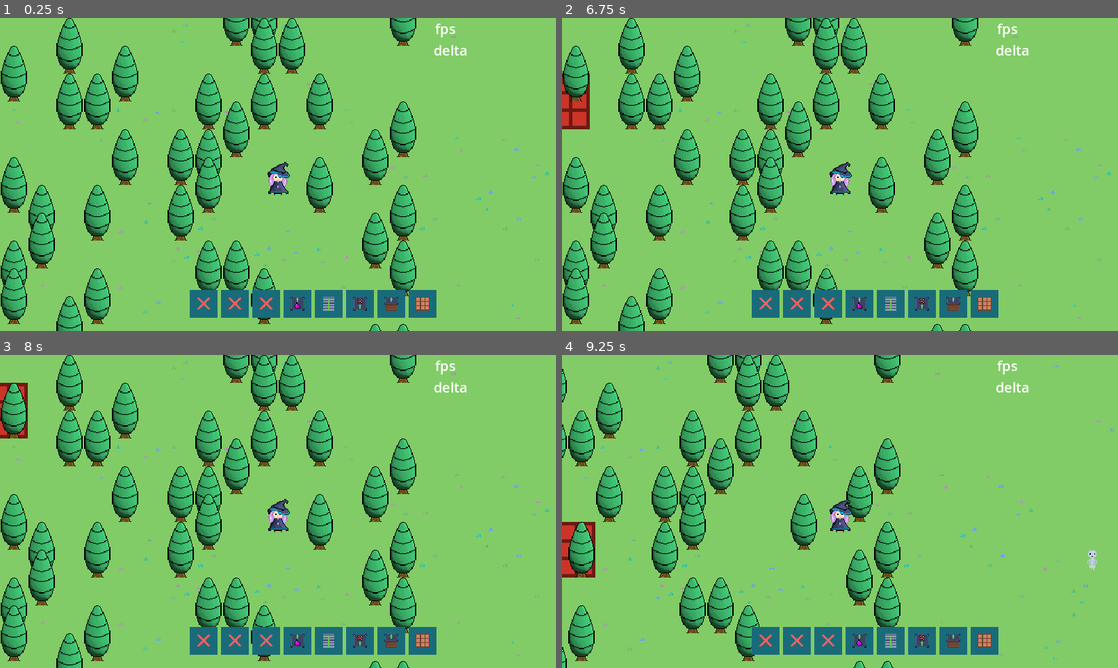
Above: before the commit, frames 1-4 (two rows, left to right).
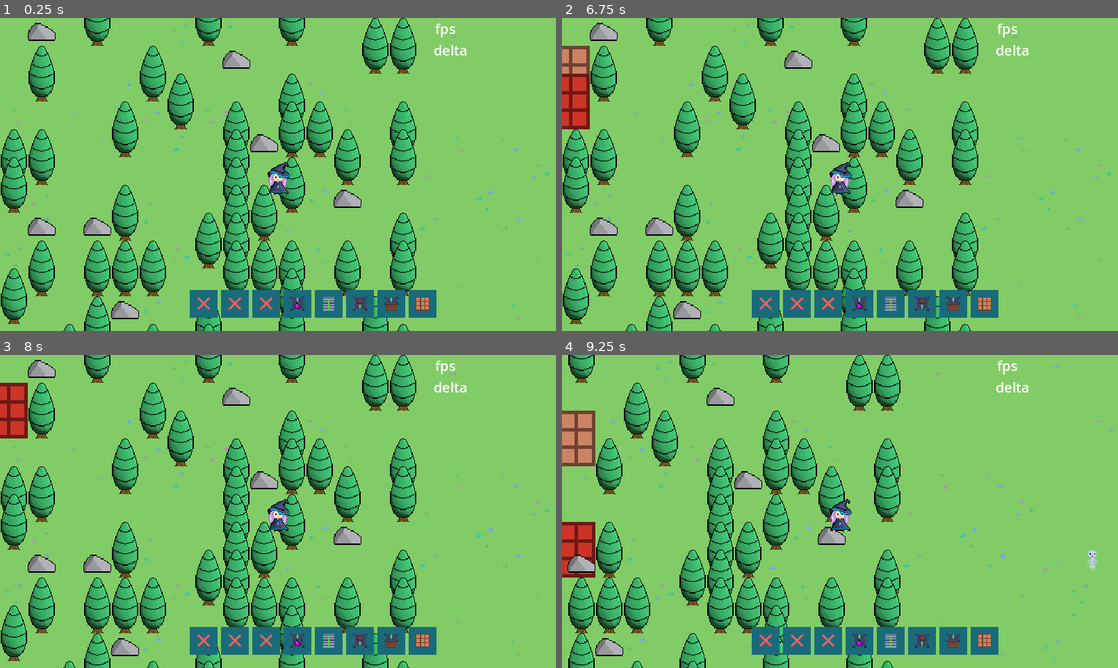
Above: after the commit, the same moments.

Repository: alexg-lviv/brewing_center
Game: Godot game, scene res://src/Scenes/MainScene.tscn
The game is run twice, just before and just after one commit, with the same random seed, the same clock (stepped at 60 frames per second) and the same inputs.
Inputs (mouse positions are in pixels of both pictures, inside the frame that each line leads up to):
- Up to frame 1 (0.25 s): no input
- Up to frame 2 (6.75 s): click (767, 302) at 0.5 s; click (795, 302) at 1.25 s; click (828, 302) at 2 s; click (862, 302) at 2.75 s; click (890, 302) at 3.5 s; click (923, 302) at 4.25 s; click (951, 302) at 5 s; click (984, 302) at 5.75 s; tap Enter at 6.5 s; drag from (573, 74) to (573, 183) at 6.52 s
- Up to frame 3 (8 s): tap Space at 7.25 s; drag from (11, 520) to (11, 411) at 7.27 s
- Up to frame 4 (9.25 s): tap Enter at 8 s; move the mouse to (573, 605) at 8.02 s; hold D (move_right) 8.03-8.75 s; right-click (573, 605) at 8.1 s; click (573, 605) at 8.3 s; drag from (584, 439) to (584, 549) at 8.77 s

The runs differ from the first frame. In frame 1, 32% of the frame differs, in the area x 0-75%, y 0-100%; in frame 2, 32%; in frame 3, 32%; in frame 4, 27%.
Error before the commit: Parse Error: Class "Log" hides a global script class. (res://src/Interactables/Log.gd:1)

Commit message:
add rocks - add rocks and stones that rop off rocks - skeletons and mouse operate on those well

Diff:
--- a/Game/project.godot
+++ b/Game/project.godot
@@ -39,11 +39,6 @@
 "language": &"GDScript",
 "path": "res://src/Interactables/Abstract/InteractableTimed.gd"
 }, {
-"base": "Movable",
-"class": &"Log",
-"language": &"GDScript",
-"path": "res://src/Interactables/Log.gd"
-}, {
 "base": "Interactable",
 "class": &"Movable",
 "language": &"GDScript",
@@ -58,6 +53,11 @@
 "class": &"Receiver",
 "language": &"GDScript",
 "path": "res://src/Buildings/Receiver/Receiver.gd"
+}, {
+"base": "InteractableTimed",
+"class": &"Rock",
+"language": &"GDScript",
+"path": "res://src/Interactables/Rock.gd"
 }, {
 "base": "Area2D",
 "class": &"Skeleton",
@@ -96,10 +96,10 @@
 "GameWorld": "",
 "Interactable": "",
 "InteractableTimed": "",
-"Log": "",
 "Movable": "",
 "MovableItem": "",
 "Receiver": "",
+"Rock": "",
 "Skeleton": "",
 "Spawner": "",
 "Storage": "",
--- a/Game/src/Interactables/Abstract/InteractableTimed.gd
+++ b/Game/src/Interactables/Abstract/InteractableTimed.gd
@@ -5,7 +5,7 @@
 @onready var InteractionTimer : Timer = get_node("InteractionTimer")
 
 var bar
-var interaction_time : float = 1.
+@export var interaction_time : float = 1.
 var interaction_going: bool = false
 var interaction_stopped: bool = false
 
--- a/Game/src/Interactables/Abstract/InteractableTimed.tscn
+++ b/Game/src/Interactables/Abstract/InteractableTimed.tscn
@@ -31,6 +31,7 @@
 [node name="InteractableTimed" instance=ExtResource("1_766r3")]
 material = SubResource("ShaderMaterial_o5gmi")
 script = ExtResource("3_xyhpf")
+interaction_time = 1.0
 
 [node name="InteractionTimer" type="Timer" parent="." index="1"]
 one_shot = true
--- /dev/null
+++ b/Game/src/Interactables/Rock.gd
@@ -0,0 +1,31 @@
+class_name Rock
+extends InteractableTimed
+
+@onready var stone := preload("res://src/Interactables/Stone.tscn")
+
+var scene
+var center_pos: Vector2
+var destructable = false
+
+func _ready():
+	own_z = 10
+
+func interact() -> void:
+	super()
+
+func continue_interaction() -> void:
+	super()
+	if interaction_stopped: return
+	for i in range(randi_range(1, 3)):
+		var instance = stone.instantiate()
+
+		# Strong dependence on the scene structure!!!
+		get_parent().get_parent().get_node("DroppedResources").add_child(instance)
+		# TODO: remove magic constants
+		instance.global_position = global_position + Vector2(0, -48)
+		instance.move(instance.global_position + Vector2(randi_range(-5, 5) * 5, randi_range(-5, 5) * 5))
+	die()
+
+func die():
+	scene.remove_building_from_instances_dict(center_pos, Vector2i(1, 1))
+	super()
--- /dev/null
+++ b/Game/src/Interactables/Rock.tscn
@@ -0,0 +1,18 @@
+[gd_scene load_steps=5 format=3 uid="uid://bb6vb22pmiejm"]
+
+[ext_resource type="PackedScene" uid="uid://bvllcws5pag8k" path="res://src/Interactables/Abstract/InteractableTimed.tscn" id="1_npmol"]
+[ext_resource type="Script" path="res://src/Interactables/Rock.gd" id="3_87c13"]
+[ext_resource type="Texture2D" uid="uid://i5pq7t40tdmt" path="res://art/trees/rock.png" id="3_iwkyb"]
+
+[sub_resource type="CircleShape2D" id="CircleShape2D_qjn0h"]
+radius = 32.9848
+
+[node name="Rock" instance=ExtResource("1_npmol")]
+script = ExtResource("3_87c13")
+interaction_time = 3.0
+
+[node name="CollisionShape2d" parent="." index="0"]
+shape = SubResource("CircleShape2D_qjn0h")
+
+[node name="Sprite2d" parent="." index="2"]
+texture = ExtResource("3_iwkyb")
--- /dev/null
+++ b/Game/src/Interactables/Stone.tscn
@@ -0,0 +1,42 @@
+[gd_scene load_steps=7 format=3 uid="uid://bb4saom0sm3ns"]
+
+[ext_resource type="PackedScene" uid="uid://l032ugses10v" path="res://src/Interactables/Abstract/Movable.tscn" id="1_1ydrp"]
+[ext_resource type="Shader" path="res://shaders/outline.gdshader" id="2_k8081"]
+[ext_resource type="Texture2D" uid="uid://dcv4qy1s1fvqn" path="res://art/trees/stone.png" id="3_ktwki"]
+
+[sub_resource type="ShaderMaterial" id="ShaderMaterial_qskwq"]
+resource_local_to_scene = true
+shader = ExtResource("2_k8081")
+shader_parameter/intensity = 50
+shader_parameter/precision = 0.02
+shader_parameter/flipColors = null
+shader_parameter/outline_color = Color(1, 1, 1, 1)
+shader_parameter/outline_color_2 = Color(1, 1, 1, 1)
+shader_parameter/use_outline_uv = null
+shader_parameter/useTexture = null
+shader_parameter/active = false
+
+[sub_resource type="CircleShape2D" id="CircleShape2D_f3eou"]
+radius = 16.0
+
+[sub_resource type="ShaderMaterial" id="ShaderMaterial_j6avm"]
+resource_local_to_scene = true
+shader = ExtResource("2_k8081")
+shader_parameter/intensity = 50
+shader_parameter/precision = 0.02
+shader_parameter/flipColors = null
+shader_parameter/outline_color = Color(1, 1, 1, 1)
+shader_parameter/outline_color_2 = Color(1, 1, 1, 1)
+shader_parameter/use_outline_uv = null
+shader_parameter/useTexture = false
+shader_parameter/active = false
+
+[node name="Stone" instance=ExtResource("1_1ydrp")]
+material = SubResource("ShaderMaterial_qskwq")
+
+[node name="CollisionShape2d" parent="." index="0"]
+shape = SubResource("CircleShape2D_f3eou")
+
+[node name="Sprite2d" parent="." index="1"]
+material = SubResource("ShaderMaterial_j6avm")
+texture = ExtResource("3_ktwki")
--- a/Game/src/Interactables/Tree1.tscn
+++ b/Game/src/Interactables/Tree1.tscn
@@ -33,16 +33,17 @@
 shader_parameter/useTexture = false
 shader_parameter/active = false
 
-[node name="Tree" instance=ExtResource("1_f0qfb")]
+[node name="Stone" instance=ExtResource("1_f0qfb")]
 z_as_relative = false
-material = SubResource("ShaderMaterial_qrjat")
+material = SubResource("ShaderMaterial_cv245")
 script = ExtResource("4_rgosu")
+interaction_time = 2.0
 
 [node name="CollisionShape2d" parent="." index="0"]
 position = Vector2(0, -32)
-shape = SubResource("CapsuleShape2D_tmex0")
+shape = SubResource("CapsuleShape2D_2f8kl")
 
 [node name="Sprite2d" parent="." index="2"]
-material = SubResource("ShaderMaterial_fxgfx")
+material = SubResource("ShaderMaterial_ie0sp")
 position = Vector2(0, -32)
 texture = ExtResource("3_fptgg")
--- a/Game/src/Interactables/log.gd
+++ /dev/null
@@ -1,2 +0,0 @@
-class_name Log
-extends Movable
--- a/Game/src/Interactables/log.tscn
+++ b/Game/src/Interactables/log.tscn
@@ -2,10 +2,9 @@
 
 [ext_resource type="PackedScene" uid="uid://l032ugses10v" path="res://src/Interactables/Abstract/Movable.tscn" id="1_8a41y"]
 [ext_resource type="Shader" path="res://shaders/outline.gdshader" id="2_8eqdy"]
-[ext_resource type="Script" path="res://src/Interactables/Log.gd" id="4_dmwmc"]
 [ext_resource type="Texture2D" uid="uid://bugqp5j8seww7" path="res://art/trees/log1.png" id="4_njkhc"]
 
-[sub_resource type="ShaderMaterial" id="ShaderMaterial_njq6g"]
+[sub_resource type="ShaderMaterial" id="ShaderMaterial_8dxpm"]
 resource_local_to_scene = true
 shader = ExtResource("2_8eqdy")
 shader_parameter/intensity = 50
@@ -17,7 +16,12 @@
 shader_parameter/useTexture = null
 shader_parameter/active = false
 
-[sub_resource type="ShaderMaterial" id="ShaderMaterial_uyhdc"]
+[sub_resource type="GDScript" id="GDScript_xcacl"]
+script/source = "class_name Log
+extends Movable
+"
+
+[sub_resource type="ShaderMaterial" id="ShaderMaterial_mmc6j"]
 resource_local_to_scene = true
 shader = ExtResource("2_8eqdy")
 shader_parameter/intensity = 18
@@ -30,12 +34,12 @@
 shader_parameter/active = false
 
 [node name="Log" instance=ExtResource("1_8a41y")]
-material = SubResource("ShaderMaterial_njq6g")
-script = ExtResource("4_dmwmc")
+material = SubResource("ShaderMaterial_8dxpm")
+script = SubResource("GDScript_xcacl")
 
 [node name="CollisionPolygon2d" type="CollisionPolygon2D" parent="." index="1"]
 polygon = PackedVector2Array(-16, 8, -8, 16, 16, -8, 8, -16)
 
 [node name="Sprite2d" parent="." index="2"]
-material = SubResource("ShaderMaterial_uyhdc")
+material = SubResource("ShaderMaterial_mmc6j")
 texture = ExtResource("4_njkhc")
--- a/Game/src/Scenes/MainScene.gd
+++ b/Game/src/Scenes/MainScene.gd
@@ -6,6 +6,7 @@
 
 
 @export var trees_prob: float = 0.2
+@export var rock_prob: float = 0.05
 
 # BUILD MODE VARS
 var build_type: String
@@ -31,6 +32,7 @@
 
 
 @onready var Tree1 = preload("res://src/Interactables/Tree1.tscn")
+@onready var Rock = preload("res://src/Interactables/Rock.tscn")
 
 var areas_dict: Dictionary = {
 	"Clear": 0,
@@ -337,15 +339,22 @@
 func create_trees(world_size: Vector2) -> void:
 	for i in range(0, world_size.x, Glob.GRID_STEP):
 		for j in range(0, world_size.y, Glob.GRID_STEP):
-			if randf_range(0, 1) > trees_prob: continue
+			var to_spawn: bool = false
+			var obj: Interactable
+			if randf_range(0, 1) < trees_prob:
+				to_spawn = true
+				obj = Tree1.instantiate()
+			elif randf_range(0, 1) < rock_prob:
+				to_spawn = true
+				obj = Rock.instantiate()
+			if !to_spawn: continue
 			var pos: Vector2 = Vector2(i - Glob.GRID_STEP/2., j - Glob.GRID_STEP/2.)
-			var tree: Interactable = Tree1.instantiate()
-			ResourcesContainer.call_deferred("add_child", tree)
-			tree.set_deferred("global_position", pos)
-			tree.set_deferred("scene", self)
-			tree.set_deferred("center_pos", pos)
-			tree.call_deferred("update_z")
-			instances_dict[pos] = tree
+			ResourcesContainer.call_deferred("add_child", obj)
+			obj.set_deferred("global_position", pos)
+			obj.set_deferred("scene", self)
+			obj.set_deferred("center_pos", pos)
+			obj.call_deferred("update_z")
+			instances_dict[pos] = obj
 			clear_nav(pos)
 
 
Binary file added: Game/art/trees/rock.png
Not shown, added: Game/art/trees/rock.png.import
Binary file added: Game/art/trees/stone.png
Not shown, added: Game/art/trees/stone.png.import
Not shown: 2 places in Game/src/Interactables/Tree1.tscn that only renumber resources
